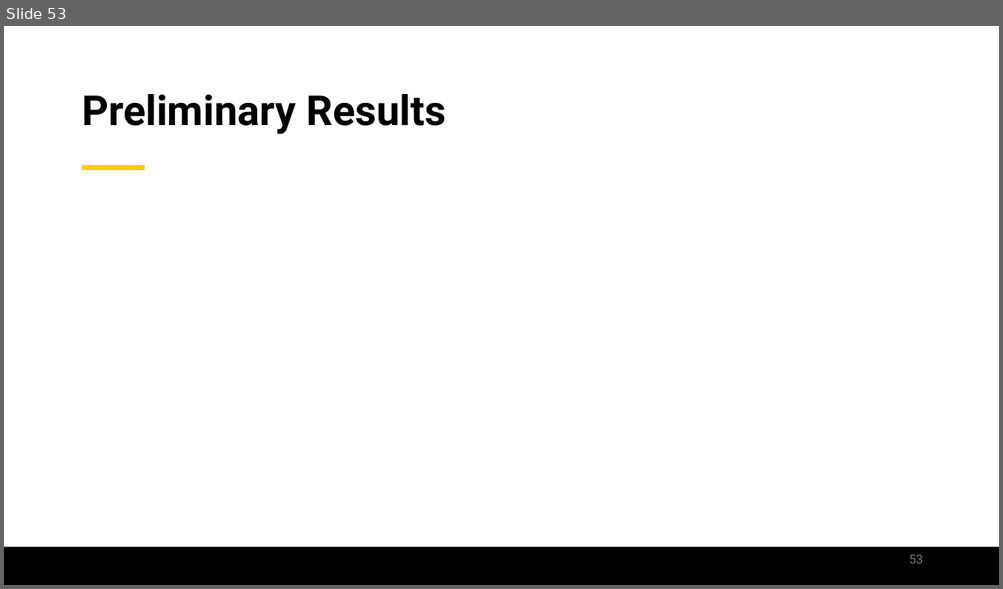
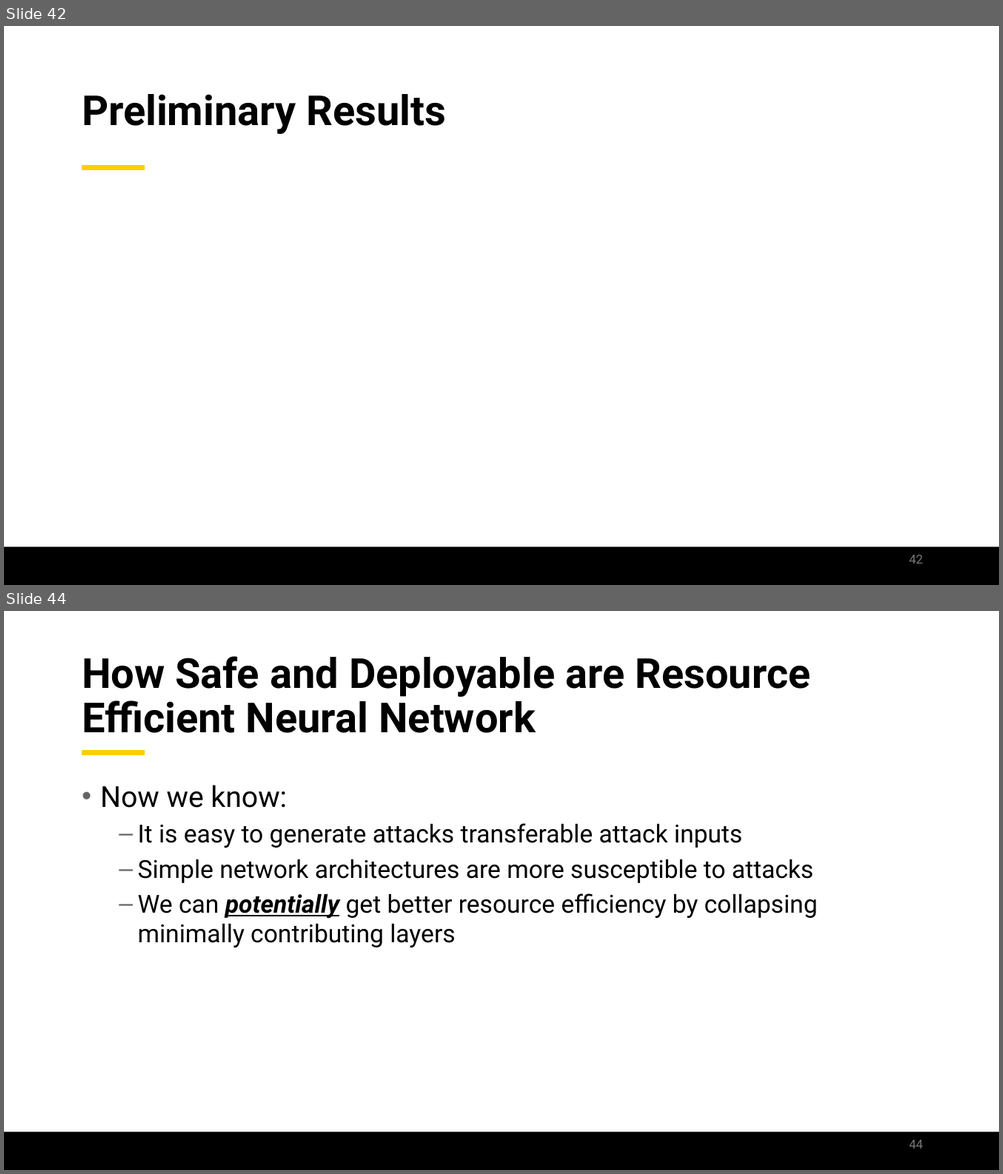
Before and after one commit to jamilgafur/Presentation, a slide deck: Presentation.pptx. Shown one above the other, each under a label of ours: slide 53 before the commit, slides 42 and 44 after it; the slides between them are not shown. The pictures are 1003x589 and 1003x1174 pixels, drawn with LibreOffice and Linux fonts; fonts in the diff are those of the drawing; background and template pictures are left out. Boxes give left, top, right and bottom in pixels: in the first picture for what was removed or moved away, otherwise in the second. Text is boxed around its words. In the diff, an @@ line names an element or a change of style, - is before the commit and + after.

```diff
--- a/Presentation.pptx
+++ b/Presentation.pptx
@@ slide 44 added at <box>4,611,999,1170</box>, background #FFFFFF; not listed: 2 template elements that a slide beside it also shows @@
@@ title added at <box>82,656,811,733</box>, 40 pt, text #000000, bold @@
+How Safe and Deployable are Resource Efficient Neural Network
@@ text added at <box>100,785,817,948</box>, 24 pt, text #000000 @@
+• Now we know:
+  – It is easy to generate attacks transferable attack inputs
+  – Simple network architectures are more susceptible to attacks
+  – We can potentially get better resource efficiency by collapsing minimally contributing layers
@@ page number added at <box>909,1140,923,1149</box>, 12 pt, text #797979 @@
+44
@@ what was slide 53 is now slide 42 @@
@@ page number at <box>909,555,923,564</box>: text changed @@
-53
+42
```
Also in this commit, not shown: 16 slides changed, 7 other slides added, 15 slides removed.
